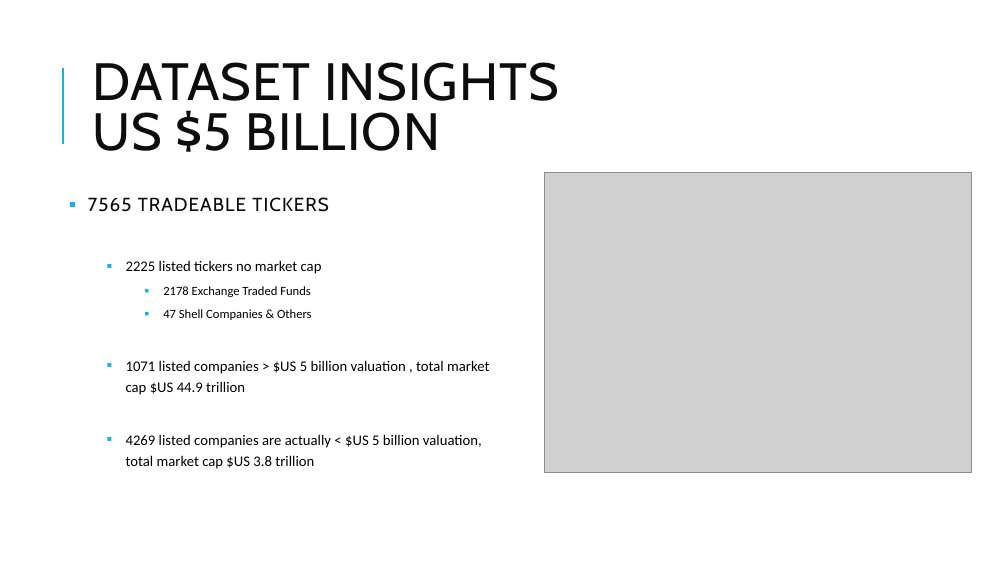
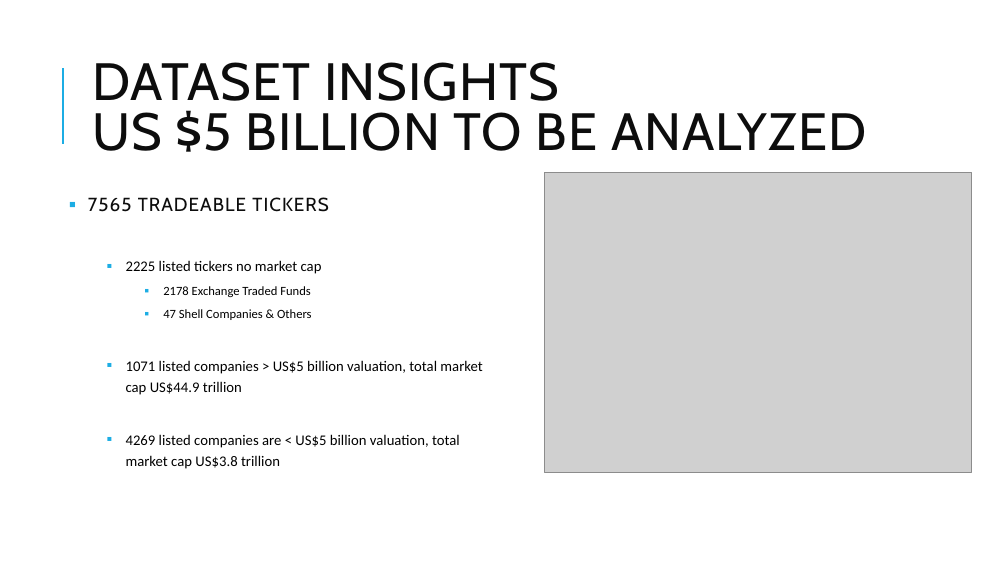
Before and after one commit to jerielwong/dsiPROJECTS, a slide deck: slide 5 of project capstone/Seeking Valuation in US listed companies.pptx (slide 6 before the commit). Drawn at 1008x567 pixels with LibreOffice and Linux fonts; fonts in the diff are those of the drawing; grey boxes stand for pictures. Boxes give left, top, right and bottom in pixels: in the first picture for what was removed or moved away, otherwise in the second. Text is boxed around its words. In the diff, an @@ line names an element or a change of style, - is before the commit and + after.

```diff
--- a/project capstone/Seeking Valuation in US listed companies.pptx
+++ b/project capstone/Seeking Valuation in US listed companies.pptx
@@ title at box(92, 62, 867, 152): text changed @@
-DATASET INSIGHTS
-US $5 BILLION
+DATASET INSIGHTS
+US $5 BILLION TO BE ANALYZED
@@ text at box(126, 360, 482, 469): text changed @@
-    ▪ 1071 listed companies > $US 5 billion valuation , total market cap $US 44.9 trillion
-    ▪ 4269 listed companies are actually < $US 5 billion valuation, total market cap $US 3.8 trillion
+    ▪ 1071 listed companies > US$5 billion valuation, total market cap US$44.9 trillion
+    ▪ 4269 listed companies are < US$5 billion valuation, total market cap US$3.8 trillion
```
Also in this commit, not shown: 12 other slides changed, 1 slide removed, 2 other files.
